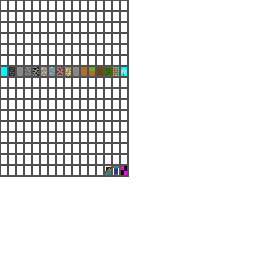
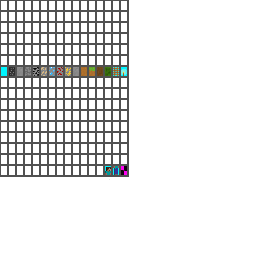
Before/after of a 256x256 layered artwork. What changed in the layer stack:
painted on "term_font.png" over [left=105, top=166, right=119, bottom=175]
